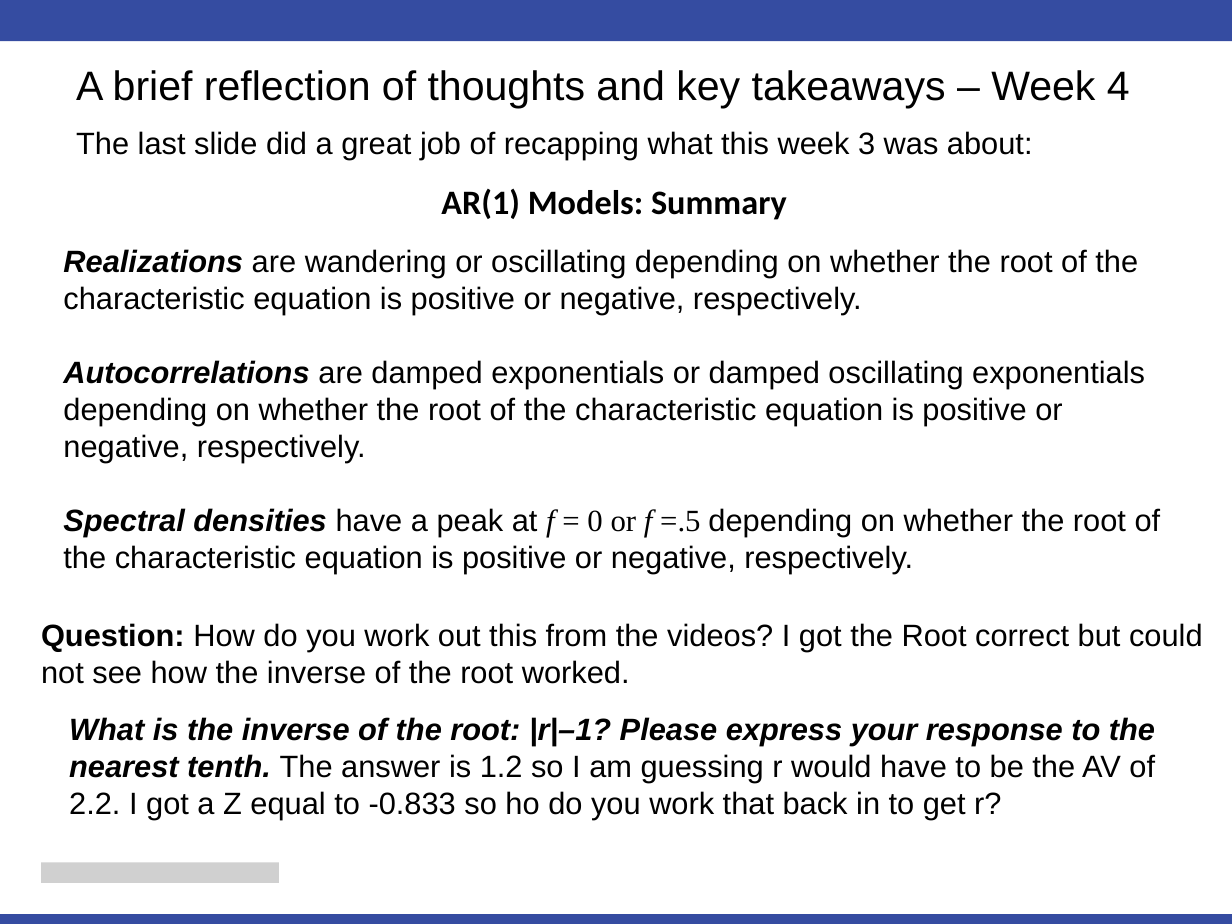
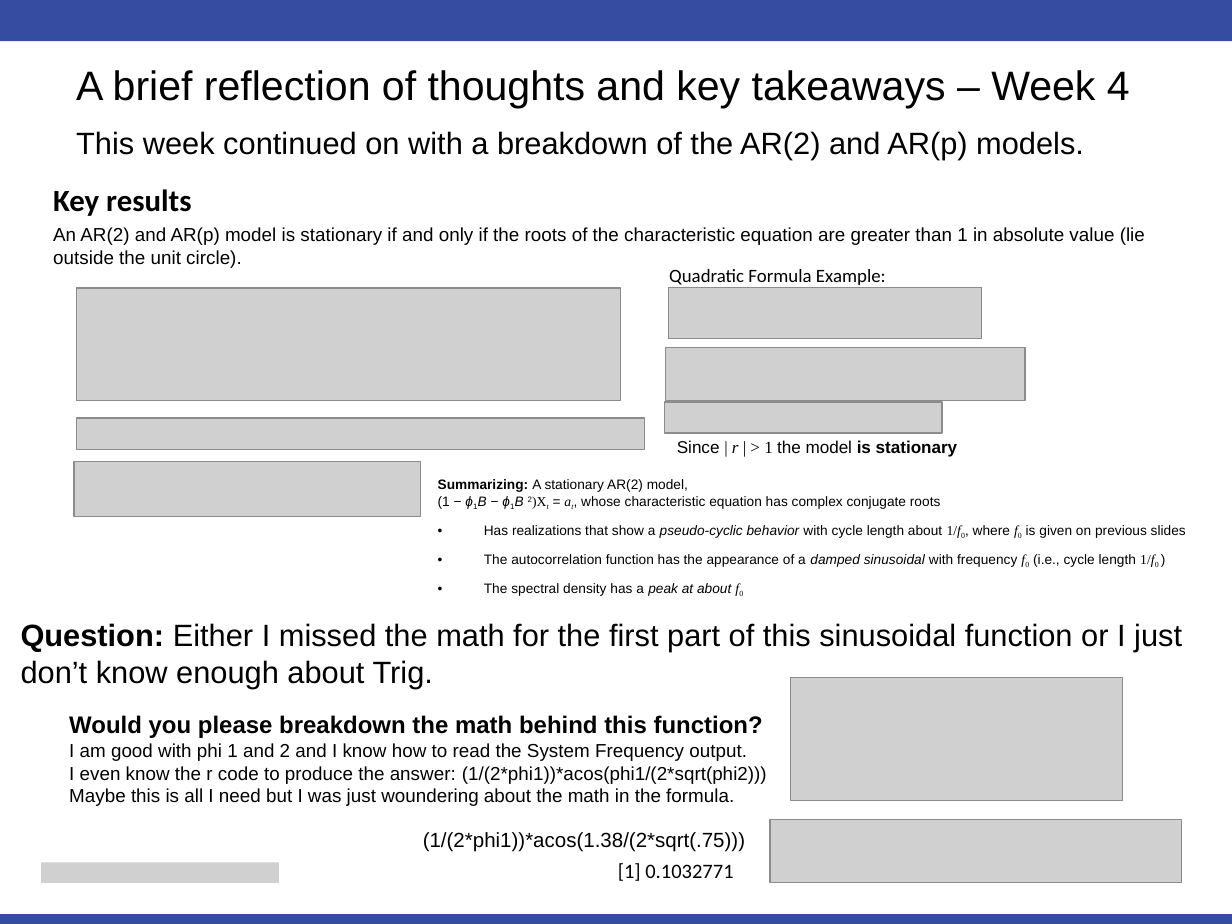
Before and after one commit to cmadding/MSDS6373, a slide deck: slide 5 of Unit04/Chad_Madding_Unit 4 For Live Session.pptx. Drawn at 1232x924 pixels with LibreOffice and Linux fonts; fonts in the diff are those of the drawing; grey boxes stand for pictures. Boxes give left, top, right and bottom in pixels: in the first picture for what was removed or moved away, otherwise in the second. Text is boxed around its words. In the diff, an @@ line names an element or a change of style, - is before the commit and + after.

Commit message:
Added Unit 4 info

```diff
--- a/Unit04/Chad_Madding_Unit 4 For Live Session.pptx
+++ b/Unit04/Chad_Madding_Unit 4 For Live Session.pptx
@@ text at (76,131,1084,159): text changed @@
-The last slide did a great job of recapping what this week 3 was about:
+This week continued on with a breakdown of the AR(2) and AR(p) models.
@@ text added at (53,189,191,216), 18 pt, text #000000, bold @@
+Key results
@@ text removed at (441,188,787,220) @@
-AR(1) Models: Summary
@@ text at (53,227,1145,268): text changed; size 18 to 11 pt @@
-Realizations are wandering or oscillating depending on whether the root of the characteristic equation is positive or negative, respectively.
-Autocorrelations are damped exponentials or damped oscillating exponentials depending on whether the root of the characteristic equation is positive or negative, respectively.
-Spectral densities have a peak at f = 0 or f =.5 depending on whether the root of the characteristic equation is positive or negative, respectively.
+An AR(2) and AR(p) model is stationary if and only if the roots of the characteristic equation are greater than 1 in absolute value (lie outside the unit circle).
@@ text added at (669,269,886,288), 11 pt, text #000000 @@
+Quadratic Formula Example:
@@ picture added at (76,288,621,400) @@
@@ picture added at (669,287,982,339) @@
@@ picture added at (665,347,1025,400) @@
@@ picture added at (76,418,644,450) @@
@@ picture added at (665,402,942,432) @@
@@ text added at (677,440,958,457), 10 pt, text #000000 @@
+Since | r | > 1 the model is stationary
@@ picture added at (74,462,420,517) @@
@@ text added at (438,479,1186,596), 8 pt, text #000000 @@
+Summarizing: A stationary AR(2) model,
+(1 − ϕ1Β − ϕ1Β 2)Xt = at, whose characteristic equation has complex conjugate roots
+• Has realizations that show a pseudo-cyclic behavior with cycle length about 1/f0, where f0 is given on previous slides
+• The autocorrelation function has the appearance of a damped sinusoidal with frequency f0 (i.e., cycle length 1/f0 )
+• The spectral density has a peak at about f0
@@ text at (21,623,1182,689): text changed @@
-Question: How do you work out this from the videos? I got the Root correct but could not see how the inverse of the root worked.
+Question: Either I missed the math for the first part of this sinusoidal function or I just don’t know enough about Trig.
@@ picture added at (791,678,1122,801) @@
@@ text at (69,715,767,806): text changed; size 18 to 11 pt @@
-What is the inverse of the root: |r|–1? Please express your response to the nearest tenth. The answer is 1.2 so I am guessing r would have to be the AV of 2.2. I got a Z equal to -0.833 so ho do you work that back in to get r?
+Would you please breakdown the math behind this function?
+I am good with phi 1 and 2 and I know how to read the System Frequency output.
+I even know the r code to produce the answer: (1/(2*phi1))*acos(phi1/(2*sqrt(phi2)))
+Maybe this is all I need but I was just woundering about the math in the formula.
@@ text added at (423,832,745,852), 12 pt, text #000000 @@
+(1/(2*phi1))*acos(1.38/(2*sqrt(.75)))
@@ picture added at (770,819,1181,883) @@
@@ text added at (618,863,733,881), 12 pt, text #000000 @@
+[1] 0.1032771
```
Also in this commit, not shown: 1 other slide changed, 2 slides added, 2 slides removed, 8 other files.
